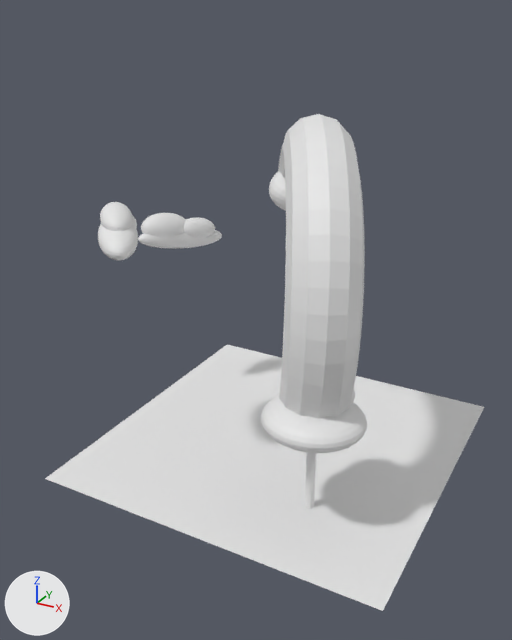
The Blender file Nicholas.blend, before and after one commit.
Camera for both pictures: a 50 mm camera at (16.5, -33.3, 24.3) aimed at (-0.8, -1.9, 8.6). Arrows for +X, +Y and +Z are at lower left; the lights stay in place.
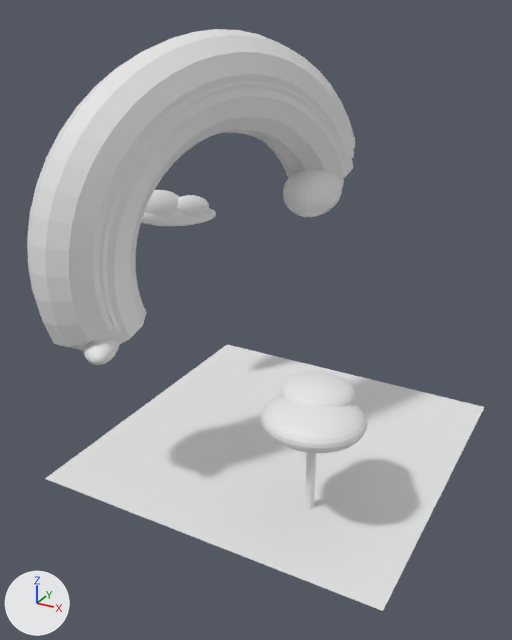
Location of each change, [x1, y1, x2, y2] in pixels of the pictures (512 x 640 px):
'Torus', moved, turned, rescaled
    before: [278, 114, 365, 418]
    after: [79, 89, 353, 350]
'Torus.002', added
    after: [27, 29, 355, 347]
'Torus.001', added
    after: [71, 81, 354, 349]
'Sphere.002', moved, turned
    before: [269, 172, 286, 211]
    after: [283, 170, 342, 217]
'Sphere.007', moved, turned
    before: [98, 222, 138, 260]
    after: [82, 339, 119, 365]
'Sphere.008', moved
    before: [138, 230, 222, 249]
    after: [141, 208, 216, 226]
'Sphere.010', moved
    before: [141, 213, 186, 238]
    after: [145, 190, 179, 215]
'Sphere.009', moved
    before: [184, 217, 215, 238]
    after: [177, 195, 209, 216]
'Sphere.001', unchanged, uncovered by the edit
    before: [350, 389, 356, 405]
    after: [280, 371, 356, 407]

Patch to the scene script:
```diff
--- a/Nicholas.blend.py
+++ b/Nicholas.blend.py
@@ ob_sphere_002 @@
 ob_sphere_002 = bpy.data.objects.new('Sphere.002', me_sphere_003)
-ob_sphere_002.location = (-1.46, 5.09, 14.5)
-ob_sphere_002.rotation_euler = (-0.315, 0.0696, -1.696)  # degrees (-18, 4, -97)
+ob_sphere_002.location = (-0.85, 5.14, 14.38)
+ob_sphere_002.rotation_euler = (0.0936, 0.144, -1.281)  # degrees (5.4, 8.3, -73)
 ob_sphere_002.scale = (2.59, 1.75, 1.33)
@@ ob_sphere_007 @@
 ob_sphere_007 = bpy.data.objects.new('Sphere.007', me_sphere_008)
-ob_sphere_007.location = (-6.87, -5.75, 13.54)
-ob_sphere_007.rotation_euler = (-0.00875, 0.122, -0.863)  # degrees (-0.5, 7, -49)
+ob_sphere_007.location = (-6.6, -7.99, 8.79)
+ob_sphere_007.rotation_euler = (0.202, 0.11, -0.93)  # degrees (12, 6.3, -53)
 ob_sphere_007.scale = (2.39, 1.03, 0.78)
@@ ob_sphere_008 @@
 ob_sphere_008 = bpy.data.objects.new('Sphere.008', me_sphere_009)
-ob_sphere_008.location = (-9.2, 3.26, 10.72)
+ob_sphere_008.location = (-9.69, 3.38, 12.11)
 ob_sphere_008.rotation_euler = (-0.982, -0.117, -2.088)  # degrees (-56, -6.7, -120)
@@ ob_sphere_009 @@
 ob_sphere_009 = bpy.data.objects.new('Sphere.009', me_sphere_010)
-ob_sphere_009.location = (-8.54, 4.1, 11.2)
+ob_sphere_009.location = (-9.04, 4.23, 12.59)
 ob_sphere_009.rotation_euler = (-0.982, -0.117, -2.088)  # degrees (-56, -6.7, -120)
@@ ob_sphere_010 @@
 ob_sphere_010 = bpy.data.objects.new('Sphere.010', me_sphere_011)
-ob_sphere_010.location = (-9.88, 2.54, 11.46)
+ob_sphere_010.location = (-10.37, 2.67, 12.85)
 ob_sphere_010.rotation_euler = (-0.982, -0.117, -2.088)  # degrees (-56, -6.7, -120)
@@ ob_torus @@
 ob_torus = bpy.data.objects.new('Torus', me_torus_001)
-ob_torus.location = (1.23, 0.61, 10.37)
-ob_torus.rotation_euler = (-1.602, 0.585, -1.079)  # degrees (-92, 34, -62)
-ob_torus.scale = (7.21, 7.21, 7.21)
+ob_torus.location = (-3.97, 0.0, 12.04)
+ob_torus.rotation_euler = (-1.563, 0.381, -1.946)  # degrees (-90, 22, -111)
+ob_torus.scale = (8.2, 8.2, 8.2)
@@ ob_torus_002 @@
+ob_torus_002 = bpy.data.objects.new('Torus.002', me_torus_001.copy())  # the mesh of ob_torus
+ob_torus_002.location = (-4.17, -0.52, 13.02)
+ob_torus_002.rotation_euler = (-1.563, 0.381, -1.946)  # degrees (-90, 22, -111)
+ob_torus_002.scale = (8.81, 8.2, 8.2)
@@ ob_torus_001 @@
+ob_torus_001 = bpy.data.objects.new('Torus.001', me_torus_001.copy())  # the mesh of ob_torus
+ob_torus_001.location = (-4.11, -0.25, 12.57)
+ob_torus_001.rotation_euler = (-1.563, 0.381, -1.946)  # degrees (-90, 22, -111)
+ob_torus_001.scale = (8.54, 8.2, 8.2)
```
